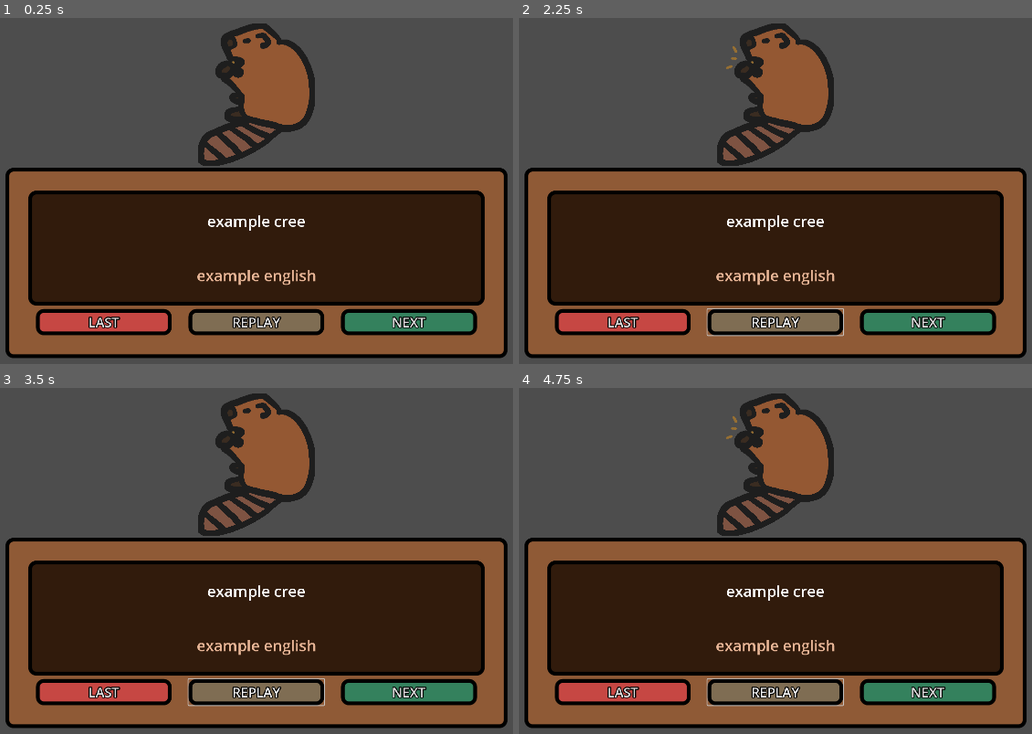
Above: before the commit, frames 1-4 (two rows, left to right).
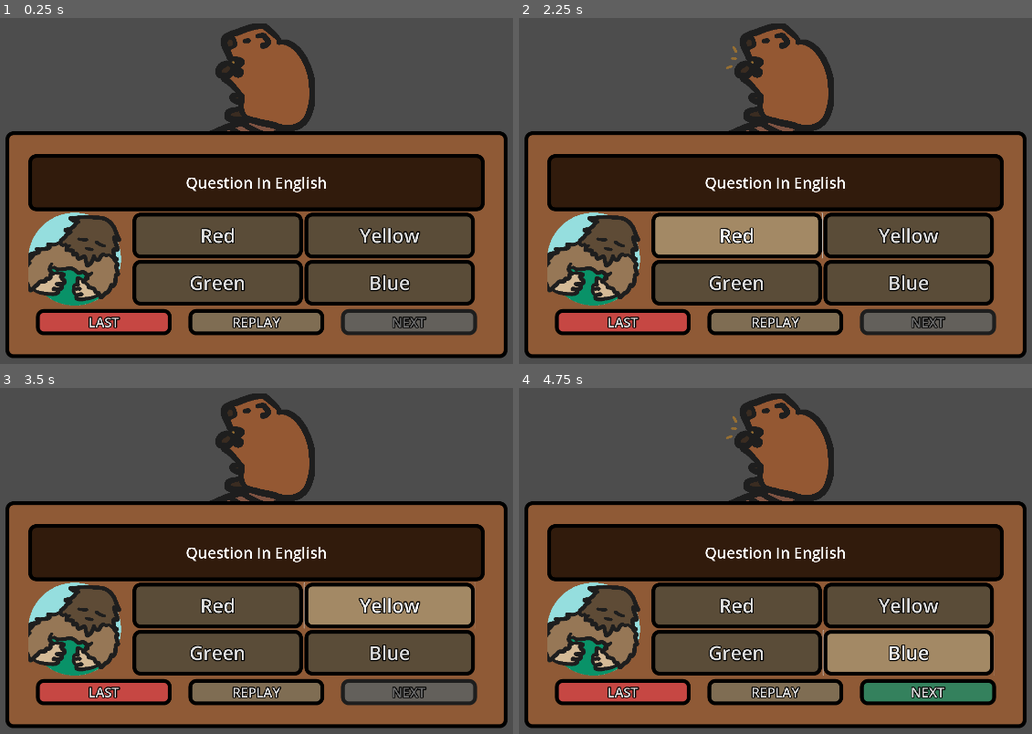
Above: after the commit, the same moments.

Repository: PolTwice/ProjectTanisi
Game: Godot game, scene res://GenericScenes/GenericStoryMaybe.tscn
Two runs of this game, one before a commit and one after it. Both use one fixed random seed, a clock stepped at 60 frames per second and the inputs below. This scene is started directly instead of the project's main scene.
Inputs (mouse positions are in pixels of both pictures, inside the frame that each line leads up to):
- Up to frame 1 (0.25 s): no input
- Up to frame 2 (2.25 s): click "LAST" at 0.5 s; click "REPLAY" at 1.25 s; click (734, 235) at 2 s, where only the run after the commit has a clickable "Red"
- Up to frame 3 (3.5 s): click (389, 605) at 2.75 s, where only the run after the commit has a clickable "Yellow"
- Up to frame 4 (4.75 s): click (734, 654) at 3.5 s, where only the run after the commit has a clickable "Green"; click (908, 654) at 4.25 s, where only the run after the commit has a clickable "Blue"

The runs differ from the first frame. In frame 1, 42% of the frame differs, in the area x 1-99%, y 32-92%; in frame 2, 42%, in the area x 1-99%, y 32-93%; in frame 3, 42%; in frame 4, 40%.
Error in both runs: Invalid assignment of property or key 'disabled' with value of type 'bool' on a base object of type 'null instance'. (res://GenericScenes/TextBox/StoryBox.gd:2…

Commit message:
Adding Manager for Story

Diff:
--- a/GenericScenes/GenericStoryMaybe.tscn
+++ b/GenericScenes/GenericStoryMaybe.tscn
@@ -1,10 +1,12 @@
-[gd_scene load_steps=7 format=3 uid="uid://e1odecg5mapg"]
+[gd_scene load_steps=9 format=3 uid="uid://e1odecg5mapg"]
 
 [ext_resource type="PackedScene" uid="uid://crvl47hxfi0b6" path="res://GenericScenes/TextBox/StoryTextBox.tscn" id="1_8ydg6"]
+[ext_resource type="Script" uid="uid://clb8m2f4fi3l1" path="res://GenericScenes/story_manager.gd" id="1_40l8n"]
 [ext_resource type="Texture2D" uid="uid://jf2lmc8oc04y" path="res://ChapterOne/AnimalSelectScenes/assets/Beaver/beaver1.png" id="3_u644a"]
 [ext_resource type="Texture2D" uid="uid://cneps1tdfqw2f" path="res://ChapterOne/AnimalSelectScenes/assets/Beaver/beaver2.png" id="4_xdjrn"]
 [ext_resource type="Texture2D" uid="uid://ejgo44y5ulv6" path="res://ChapterOne/AnimalSelectScenes/assets/Beaver/beaver3.png" id="5_fdaqt"]
 [ext_resource type="Texture2D" uid="uid://c05dxqxmpevdp" path="res://ChapterOne/AnimalSelectScenes/assets/Beaver/beaver4.png" id="6_7dmnb"]
+[ext_resource type="PackedScene" uid="uid://ctpkbwihuq3y2" path="res://GenericScenes/QuizBox/QuizBox.tscn" id="7_u644a"]
 
 [sub_resource type="SpriteFrames" id="SpriteFrames_o43cl"]
 animations = [{
@@ -28,10 +30,15 @@
 
 [node name="StoryScene" type="CanvasLayer"]
 
-[node name="TextBox" parent="." instance=ExtResource("1_8ydg6")]
+[node name="StoryManager" type="Node" parent="."]
+script = ExtResource("1_40l8n")
 
-[node name="AnimatedSprite2D" type="AnimatedSprite2D" parent="."]
+[node name="AnimatedSprite2D" type="AnimatedSprite2D" parent="StoryManager"]
 position = Vector2(960, 358)
 scale = Vector2(0.2, 0.2)
 sprite_frames = SubResource("SpriteFrames_o43cl")
 autoplay = "default"
+
+[node name="TextBox" parent="StoryManager" instance=ExtResource("1_8ydg6")]
+
+[node name="QuizBox" parent="StoryManager" instance=ExtResource("7_u644a")]
--- a/GenericScenes/QuizBox/Check_answers.gd
+++ b/GenericScenes/QuizBox/Check_answers.gd
@@ -33,6 +33,7 @@
 	#if the second and third choice are not entered, then hide the box
 	if quizResource.choices[2] == "0" && quizResource.choices[3] == "0":
 		button_cd_box.visible=false;
+		quizResource.correctIndex = 0
 
 func _on_button_a_pressed() -> void:
 	checkAnswer(0);
@@ -49,5 +50,7 @@
 func checkAnswer(option: int) -> void:
 	if(option == quizResource.correctIndex):
 		print("Right Answer")
+		submit.disabled = false;
 	else:
 		print("Wrong Answer")
+		submit.disabled = true;
--- a/GenericScenes/QuizBox/QuizBox.tscn
+++ b/GenericScenes/QuizBox/QuizBox.tscn
@@ -1,12 +1,14 @@
-[gd_scene load_steps=10 format=3 uid="uid://ctpkbwihuq3y2"]
+[gd_scene load_steps=12 format=3 uid="uid://ctpkbwihuq3y2"]
 
 [ext_resource type="PackedScene" uid="uid://b1r624c4ej3ru" path="res://GenericScenes/TextBox/GenericTextBox.tscn" id="1_hx2jg"]
 [ext_resource type="Script" uid="uid://du0m5a50lew2v" path="res://GenericScenes/QuizBox/Check_answers.gd" id="2_t3hoo"]
+[ext_resource type="Resource" uid="uid://ifvymr6ix5dy" path="res://GenericScenes/QuizBox/defaultQuiz.tres" id="3_r3ylr"]
 [ext_resource type="Theme" uid="uid://c7ov3td0u36sq" path="res://GenericScenes/Themes/GenericTextBox.tres" id="3_yrh4r"]
 [ext_resource type="StyleBox" uid="uid://chw4c3yc2s508" path="res://GenericScenes/Themes/InfoBox.tres" id="4_r3ylr"]
+[ext_resource type="Texture2D" uid="uid://7mf0ow2ulifp" path="res://Tanisi.png" id="5_q53be"]
 [ext_resource type="Theme" uid="uid://byi38q23oj3ta" path="res://GenericScenes/Themes/ButtonTheme.tres" id="5_wo7m1"]
 
-[sub_resource type="StyleBoxFlat" id="StyleBoxFlat_q53be"]
+[sub_resource type="StyleBoxFlat" id="StyleBoxFlat_lbm0y"]
 bg_color = Color(0.191509, 0.106161, 0.0477274, 1)
 border_width_left = 10
 border_width_top = 10
@@ -56,6 +58,7 @@
 
 [node name="TextBox" instance=ExtResource("1_hx2jg")]
 script = ExtResource("2_t3hoo")
+quizResource = ExtResource("3_r3ylr")
 
 [node name="TextboxMargin" type="MarginContainer" parent="MarginContainer/BoxDesign" index="0"]
 layout_mode = 2
@@ -67,97 +70,80 @@
 [node name="VBoxContainer" type="VBoxContainer" parent="MarginContainer/BoxDesign/TextboxMargin" index="0"]
 layout_mode = 2
 
-[node name="PanelContainer" type="PanelContainer" parent="MarginContainer/BoxDesign/TextboxMargin/VBoxContainer" index="0"]
+[node name="QuizContainer" type="VBoxContainer" parent="MarginContainer/BoxDesign/TextboxMargin/VBoxContainer" index="0"]
 layout_mode = 2
 size_flags_vertical = 3
-size_flags_stretch_ratio = 20.0
 
-[node name="TextboxDesign" type="PanelContainer" parent="MarginContainer/BoxDesign/TextboxMargin/VBoxContainer/PanelContainer" index="0"]
+[node name="TextboxDesign" type="PanelContainer" parent="MarginContainer/BoxDesign/TextboxMargin/VBoxContainer/QuizContainer" index="0"]
 custom_minimum_size = Vector2(0, 150)
 layout_mode = 2
-size_flags_vertical = 0
+size_flags_vertical = 4
 theme = ExtResource("3_yrh4r")
-theme_override_styles/panel = SubResource("StyleBoxFlat_q53be")
+theme_override_styles/panel = SubResource("StyleBoxFlat_lbm0y")
 
-[node name="Label" type="Label" parent="MarginContainer/BoxDesign/TextboxMargin/VBoxContainer/PanelContainer/TextboxDesign" index="0"]
+[node name="Label" type="Label" parent="MarginContainer/BoxDesign/TextboxMargin/VBoxContainer/QuizContainer/TextboxDesign" index="0"]
 layout_mode = 2
-size_flags_horizontal = 4
-size_flags_vertical = 0
+size_flags_vertical = 1
 theme_override_font_sizes/font_size = 40
 text = "Question In English"
+horizontal_alignment = 1
+vertical_alignment = 1
 
-[node name="HBoxContainer" type="HBoxContainer" parent="MarginContainer/BoxDesign/TextboxMargin/VBoxContainer/PanelContainer" index="1"]
+[node name="UnderTextContainer" type="HBoxContainer" parent="MarginContainer/BoxDesign/TextboxMargin/VBoxContainer/QuizContainer" index="1"]
 layout_mode = 2
+size_flags_vertical = 3
 
-[node name="VBoxContainer" type="VBoxContainer" parent="MarginContainer/BoxDesign/TextboxMargin/VBoxContainer/PanelContainer/HBoxContainer" index="0"]
-custom_minimum_size = Vector2(300, 200)
+[node name="Picture" type="TextureRect" parent="MarginContainer/BoxDesign/TextboxMargin/VBoxContainer/QuizContainer/UnderTextContainer" index="0"]
+layout_mode = 2
+texture = ExtResource("5_q53be")
+expand_mode = 2
+
+[node name="QuizQuestionBox" type="VBoxContainer" parent="MarginContainer/BoxDesign/TextboxMargin/VBoxContainer/QuizContainer/UnderTextContainer" index="1"]
+custom_minimum_size = Vector2(50, 200)
+layout_mode = 2
+size_flags_horizontal = 6
+size_flags_vertical = 4
+
+[node name="ButtonABBox" type="HBoxContainer" parent="MarginContainer/BoxDesign/TextboxMargin/VBoxContainer/QuizContainer/UnderTextContainer/QuizQuestionBox" index="0"]
+clip_contents = true
+custom_minimum_size = Vector2(900, 120)
+layout_mode = 2
+size_flags_vertical = 3
+
+[node name="ButtonA" type="Button" parent="MarginContainer/BoxDesign/TextboxMargin/VBoxContainer/QuizContainer/UnderTextContainer/QuizQuestionBox/ButtonABBox" index="0"]
 layout_mode = 2
 size_flags_horizontal = 3
-size_flags_vertical = 8
+theme = ExtResource("5_wo7m1")
+theme_override_font_sizes/font_size = 50
+theme_override_styles/hover = ExtResource("4_r3ylr")
+text = "OptionA"
 
-[node name="MarginContainer" type="MarginContainer" parent="MarginContainer/BoxDesign/TextboxMargin/VBoxContainer/PanelContainer/HBoxContainer/VBoxContainer" index="0"]
-custom_minimum_size = Vector2(0, 100)
-layout_mode = 2
-
-[node name="HBoxContainer" type="HBoxContainer" parent="MarginContainer/BoxDesign/TextboxMargin/VBoxContainer/PanelContainer/HBoxContainer/VBoxContainer/MarginContainer" index="0"]
-custom_minimum_size = Vector2(0, 120)
-layout_mode = 2
-
-[node name="TextboxDesign2" type="PanelContainer" parent="MarginContainer/BoxDesign/TextboxMargin/VBoxContainer/PanelContainer/HBoxContainer/VBoxContainer/MarginContainer/HBoxContainer" index="0"]
-custom_minimum_size = Vector2(0, 100)
+[node name="ButtonB" type="Button" parent="MarginContainer/BoxDesign/TextboxMargin/VBoxContainer/QuizContainer/UnderTextContainer/QuizQuestionBox/ButtonABBox" index="1"]
 layout_mode = 2
 size_flags_horizontal = 3
-theme = ExtResource("3_yrh4r")
-theme_override_styles/panel = SubResource("StyleBoxFlat_q53be")
-
-[node name="ButtonA" type="Button" parent="MarginContainer/BoxDesign/TextboxMargin/VBoxContainer/PanelContainer/HBoxContainer/VBoxContainer/MarginContainer/HBoxContainer/TextboxDesign2" index="0"]
-layout_mode = 2
-theme_override_font_sizes/font_size = 50
-theme_override_styles/hover = ExtResource("4_r3ylr")
-toggle_mode = true
-action_mode = 0
-text = "OptionA"
-
-[node name="TextboxDesign3" type="PanelContainer" parent="MarginContainer/BoxDesign/TextboxMargin/VBoxContainer/PanelContainer/HBoxContainer/VBoxContainer/MarginContainer/HBoxContainer" index="1"]
-custom_minimum_size = Vector2(0, 100)
-layout_mode = 2
-size_flags_horizontal = 3
-theme = ExtResource("3_yrh4r")
-theme_override_styles/panel = SubResource("StyleBoxFlat_q53be")
-
-[node name="ButtonB" type="Button" parent="MarginContainer/BoxDesign/TextboxMargin/VBoxContainer/PanelContainer/HBoxContainer/VBoxContainer/MarginContainer/HBoxContainer/TextboxDesign3" index="0"]
-layout_mode = 2
+theme = ExtResource("5_wo7m1")
 theme_override_font_sizes/font_size = 50
 theme_override_styles/hover = ExtResource("4_r3ylr")
 text = "OptionB"
 
-[node name="HBoxContainer2" type="HBoxContainer" parent="MarginContainer/BoxDesign/TextboxMargin/VBoxContainer/PanelContainer/HBoxContainer/VBoxContainer" index="1"]
+[node name="ButtonCDBox" type="HBoxContainer" parent="MarginContainer/BoxDesign/TextboxMargin/VBoxContainer/QuizContainer/UnderTextContainer/QuizQuestionBox" index="1"]
 clip_contents = true
-custom_minimum_size = Vector2(700, 120)
+custom_minimum_size = Vector2(900, 120)
 layout_mode = 2
 size_flags_vertical = 3
 
-[node name="TextboxDesign2" type="PanelContainer" parent="MarginContainer/BoxDesign/TextboxMargin/VBoxContainer/PanelContainer/HBoxContainer/VBoxContainer/HBoxContainer2" index="0"]
+[node name="ButtonC" type="Button" parent="MarginContainer/BoxDesign/TextboxMargin/VBoxContainer/QuizContainer/UnderTextContainer/QuizQuestionBox/ButtonCDBox" index="0"]
 layout_mode = 2
 size_flags_horizontal = 3
-theme = ExtResource("3_yrh4r")
-theme_override_styles/panel = SubResource("StyleBoxFlat_q53be")
-
-[node name="ButtonC" type="Button" parent="MarginContainer/BoxDesign/TextboxMargin/VBoxContainer/PanelContainer/HBoxContainer/VBoxContainer/HBoxContainer2/TextboxDesign2" index="0"]
-layout_mode = 2
+theme = ExtResource("5_wo7m1")
 theme_override_font_sizes/font_size = 50
 theme_override_styles/hover = ExtResource("4_r3ylr")
 text = "OptionC"
 
-[node name="TextboxDesign3" type="PanelContainer" parent="MarginContainer/BoxDesign/TextboxMargin/VBoxContainer/PanelContainer/HBoxContainer/VBoxContainer/HBoxContainer2" index="1"]
-custom_minimum_size = Vector2(0, 100)
+[node name="ButtonD" type="Button" parent="MarginContainer/BoxDesign/TextboxMargin/VBoxContainer/QuizContainer/UnderTextContainer/QuizQuestionBox/ButtonCDBox" index="1"]
 layout_mode = 2
 size_flags_horizontal = 3
-theme = ExtResource("3_yrh4r")
-theme_override_styles/panel = SubResource("StyleBoxFlat_q53be")
-
-[node name="ButtonD" type="Button" parent="MarginContainer/BoxDesign/TextboxMargin/VBoxContainer/PanelContainer/HBoxContainer/VBoxContainer/HBoxContainer2/TextboxDesign3" index="0"]
-layout_mode = 2
+theme = ExtResource("5_wo7m1")
 theme_override_font_sizes/font_size = 50
 theme_override_styles/hover = ExtResource("4_r3ylr")
 text = "OptionD"
@@ -176,8 +162,8 @@
 [node name="Back" type="Button" parent="MarginContainer/BoxDesign/TextboxMargin/VBoxContainer/ButtonsContainer/MarginContainer" index="0"]
 layout_mode = 2
 theme = ExtResource("5_wo7m1")
-theme_override_styles/normal = SubResource("StyleBoxFlat_lbm0y")
-text = "GO BACK"
+theme_override_styles/normal = SubResource("StyleBoxFlat_naysj")
+text = "LAST"
 
 [node name="MarginContainer3" type="MarginContainer" parent="MarginContainer/BoxDesign/TextboxMargin/VBoxContainer/ButtonsContainer" index="1"]
 custom_minimum_size = Vector2(0, 70)
@@ -190,8 +176,8 @@
 [node name="ListenAgain" type="Button" parent="MarginContainer/BoxDesign/TextboxMargin/VBoxContainer/ButtonsContainer/MarginContainer3" index="0"]
 layout_mode = 2
 theme = ExtResource("5_wo7m1")
-theme_override_styles/normal = SubResource("StyleBoxFlat_naysj")
-text = "LISTEN AGAIN"
+theme_override_styles/normal = SubResource("StyleBoxFlat_5c2x2")
+text = "REPLAY"
 
 [node name="MarginContainer2" type="MarginContainer" parent="MarginContainer/BoxDesign/TextboxMargin/VBoxContainer/ButtonsContainer" index="2"]
 layout_mode = 2
@@ -203,5 +189,11 @@
 [node name="Submit" type="Button" parent="MarginContainer/BoxDesign/TextboxMargin/VBoxContainer/ButtonsContainer/MarginContainer2" index="0"]
 layout_mode = 2
 theme = ExtResource("5_wo7m1")
-theme_override_styles/normal = SubResource("StyleBoxFlat_5c2x2")
-text = "Submit"
+theme_override_styles/normal = SubResource("StyleBoxFlat_vvjru")
+disabled = true
+text = "NEXT"
+
+[connection signal="pressed" from="MarginContainer/BoxDesign/TextboxMargin/VBoxContainer/QuizContainer/UnderTextContainer/QuizQuestionBox/ButtonABBox/ButtonA" to="." method="_on_button_a_pressed"]
+[connection signal="pressed" from="MarginContainer/BoxDesign/TextboxMargin/VBoxContainer/QuizContainer/UnderTextContainer/QuizQuestionBox/ButtonABBox/ButtonB" to="." method="_on_button_b_pressed"]
+[connection signal="pressed" from="MarginContainer/BoxDesign/TextboxMargin/VBoxContainer/QuizContainer/UnderTextContainer/QuizQuestionBox/ButtonCDBox/ButtonC" to="." method="_on_button_c_pressed"]
+[connection signal="pressed" from="MarginContainer/BoxDesign/TextboxMargin/VBoxContainer/QuizContainer/UnderTextContainer/QuizQuestionBox/ButtonCDBox/ButtonD" to="." method="_on_button_d_pressed"]
--- /dev/null
+++ b/GenericScenes/QuizBox/defaultQuiz.tres
@@ -0,0 +1,11 @@
+[gd_resource type="Resource" script_class="quizResource" load_steps=3 format=3 uid="uid://ifvymr6ix5dy"]
+
+[ext_resource type="Texture2D" uid="uid://7mf0ow2ulifp" path="res://Tanisi.png" id="1_j565u"]
+[ext_resource type="Script" uid="uid://dux5iq8x4urte" path="res://GenericScenes/QuizBox/quizResource.gd" id="2_xn503"]
+
+[resource]
+script = ExtResource("2_xn503")
+choices = ["Red", "Yellow", "Green", "Blue"]
+correctIndex = 3
+picture = ExtResource("1_j565u")
+metadata/_custom_type_script = "uid://dux5iq8x4urte"
--- a/GenericScenes/QuizBox/testQuizResource.tres
+++ /dev/null
@@ -1,9 +0,0 @@
-[gd_resource type="Resource" script_class="quizResource" load_steps=2 format=3 uid="uid://bmau3425bq0o8"]
-
-[ext_resource type="Script" uid="uid://dux5iq8x4urte" path="res://GenericScenes/QuizBox/quizResource.gd" id="2_5pvvm"]
-
-[resource]
-script = ExtResource("2_5pvvm")
-choices = ["Blue", "Green", "Yellow", "Red"]
-correctIndex = 1
-metadata/_custom_type_script = "uid://dux5iq8x4urte"
--- /dev/null
+++ b/GenericScenes/quiz_manager.gd
@@ -0,0 +1,8 @@
+extends Node
+
+@onready var text_box: Control = $TextBox
+@onready var quiz_box: Control = $QuizBox
+
+#Story Structure?
+# hide quiz box if story,
+#
--- /dev/null
+++ b/GenericScenes/story_manager.gd
@@ -0,0 +1,8 @@
+extends Node
+
+@onready var text_box: Control = $TextBox
+@onready var quiz_box: Control = $QuizBox
+
+#Story Structure?
+# hide quiz box if story,
+#
Not shown: 3 places in GenericScenes/QuizBox/QuizBox.tscn that only renumber resources
Not shown, added: GenericScenes/quiz_manager.gd.uid
Not shown, added: GenericScenes/story_manager.gd.uid
